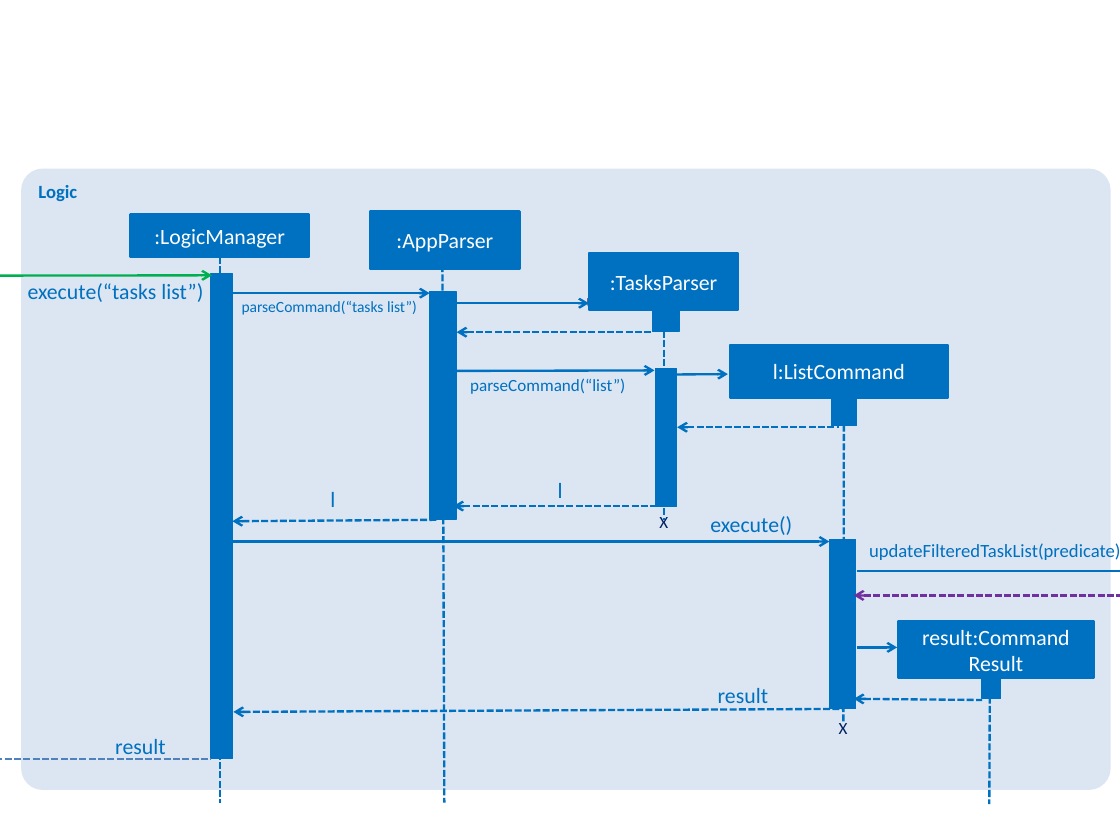
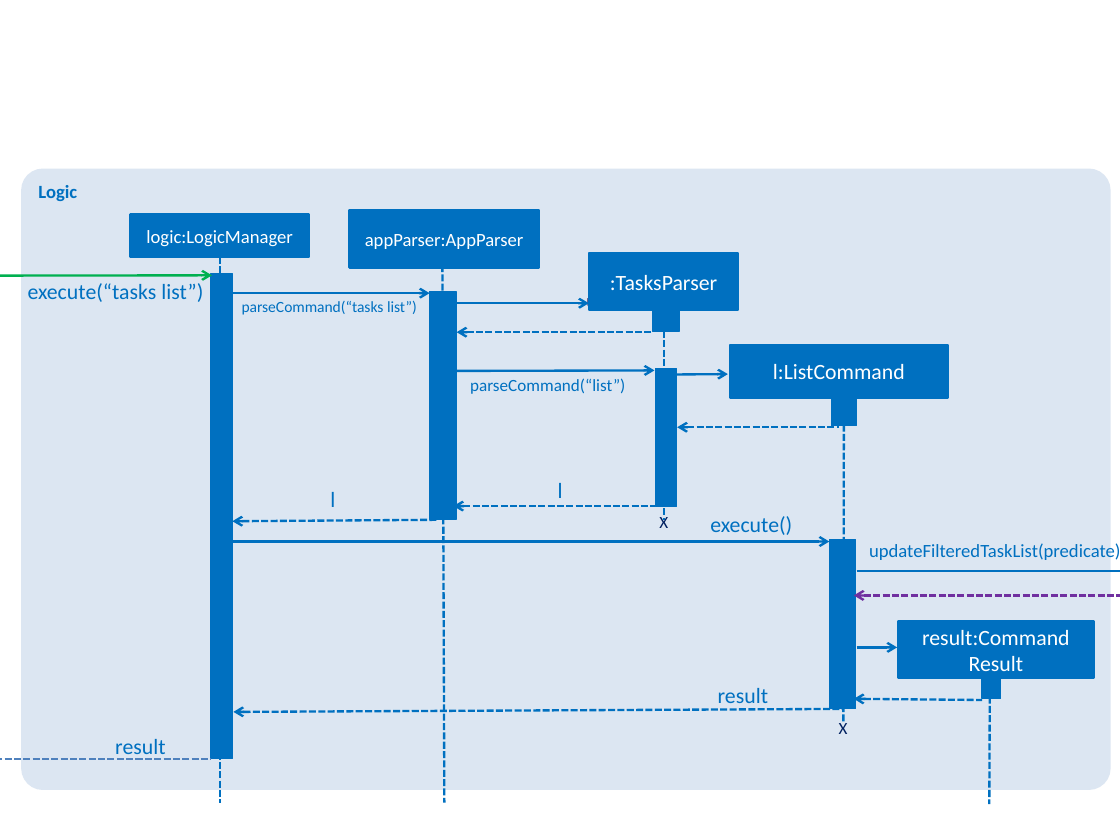
Before and after one commit to CS2103-AY1819S1-T09-1/main, a slide deck: slide 1 of docs/diagrams/TaskListFindSequenceDiagram.pptx. Drawn at 1120x840 pixels with LibreOffice and Linux fonts; fonts in the diff are those of the drawing. Boxes give left, top, right and bottom in pixels: in the first picture for what was removed or moved away, otherwise in the second. Text is boxed around its words. In the diff, an @@ line names an element or a change of style, - is before the commit and + after.

Commit message:
Add instance names to AppParser and LogicManager

```diff
--- a/docs/diagrams/TaskListFindSequenceDiagram.pptx
+++ b/docs/diagrams/TaskListFindSequenceDiagram.pptx
@@ text in rectangle at (146, 230, 293, 247): text changed; size 14 to 12 pt @@
-:LogicManager
+logic:LogicManager
@@ rectangle "appParser:AppParser": place and size @@
-rectangle "appParser:AppParser" at (371, 212, 520, 269)
+rectangle "appParser:AppParser" at (349, 211, 539, 268)
@@ text in rectangle at (365, 234, 524, 249): text changed; size 14 to 12 pt @@
-:AppParser
+appParser:AppParser
```
Also in this commit, not shown: 1 other slide changed, 2 other files.
